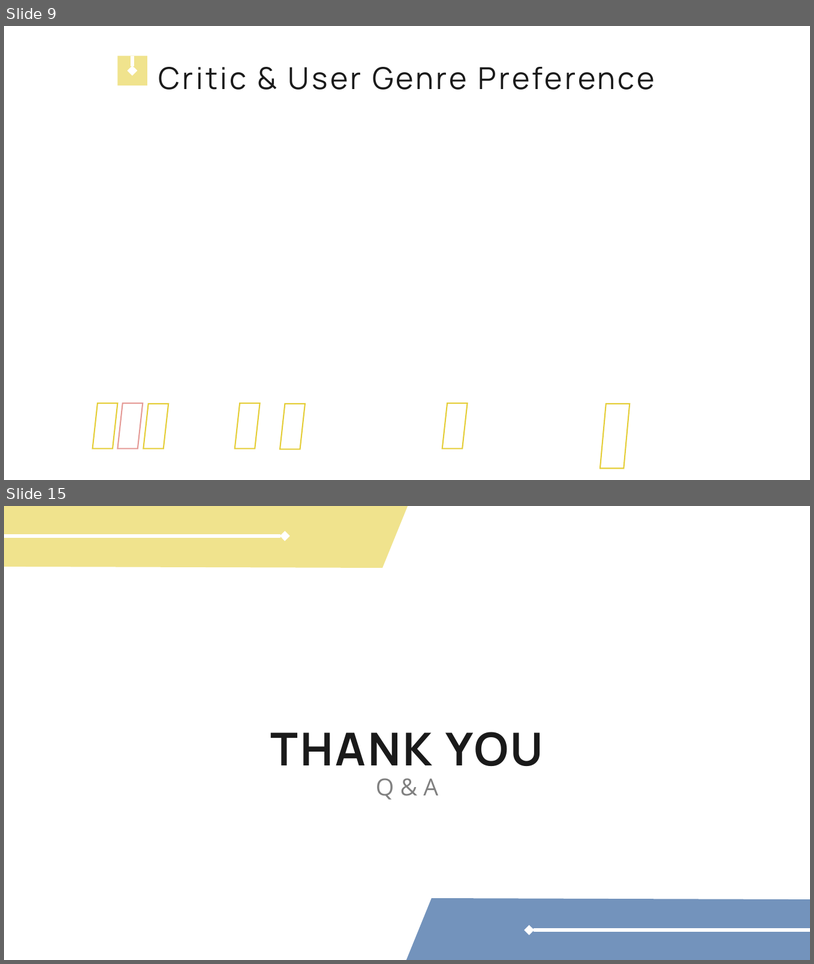
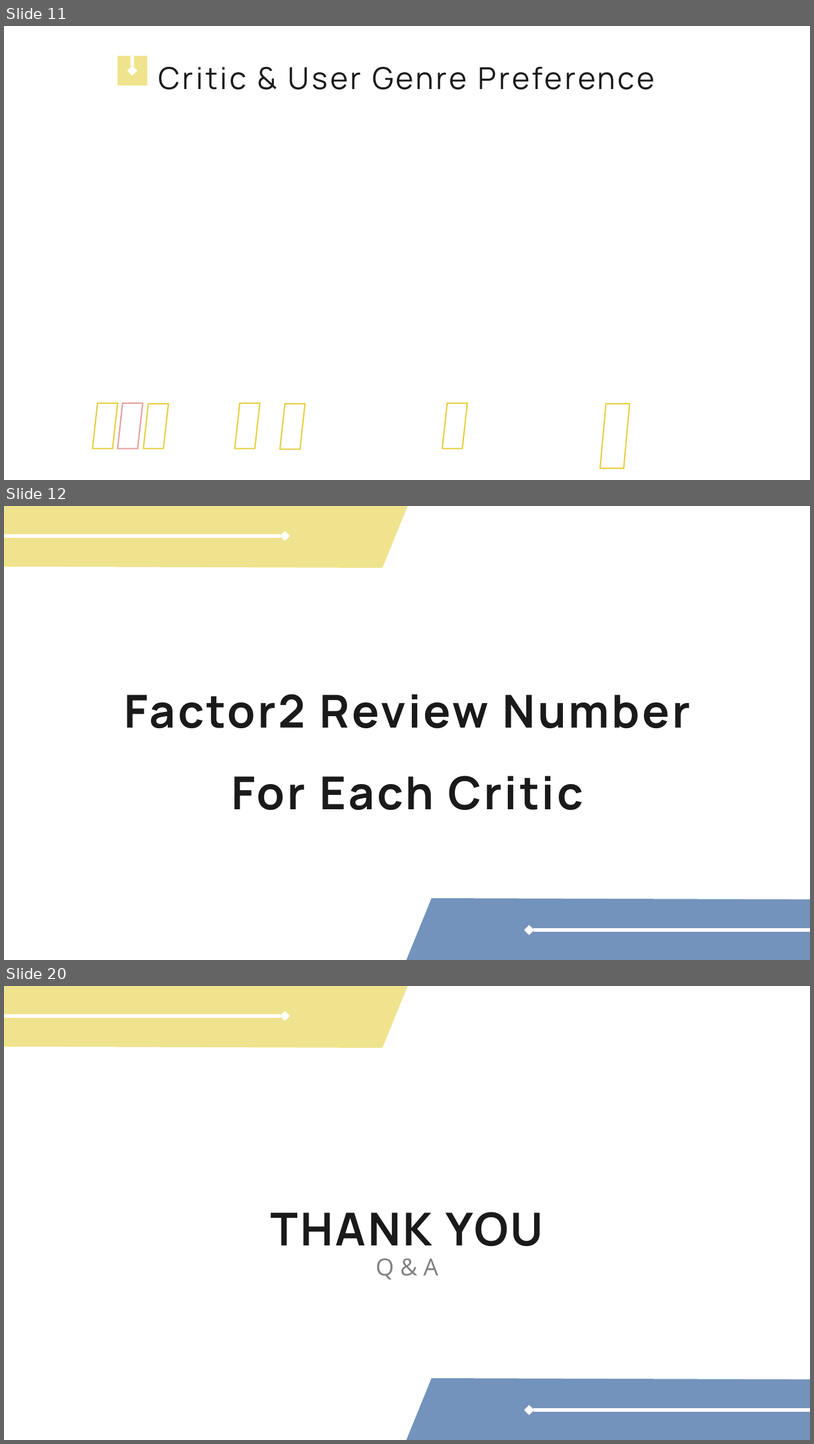
Before and after one commit to miazhx/metacritic, a slide deck: Presentation - Mia.pptx. Shown one above the other, each under a label of ours: slides 9 and 15 before the commit, slides 11, 12 and 20 after it; the slides between them are not shown. The pictures are 814x964 and 814x1444 pixels, drawn with LibreOffice and Linux fonts; fonts in the diff are those of the drawing; background and template pictures are left out. Boxes give left, top, right and bottom in pixels: in the first picture for what was removed or moved away, otherwise in the second. Text is boxed around its words. In the diff, an @@ line names an element or a change of style, - is before the commit and + after.

```diff
--- a/Presentation - Mia.pptx
+++ b/Presentation - Mia.pptx
@@ slide 12 added at (4, 506, 810, 960), background #FFFFFF @@
@@ rectangle added at (4, 506, 810, 960), fill #FFFFFF at 70% opacity @@
@@ freeform shape added at (4, 506, 408, 568), fill #F0E38D @@
@@ arrow added from (4, 536) to (285, 536), #FFFFFF 4 pt @@
@@ text added at (124, 694, 690, 810), 54 pt, text #1A1A1A, bold @@
+Factor2 Review Number
+For Each Critic
@@ freeform shape added at (407, 898, 810, 960), fill #7393BC @@
@@ arrow added from (810, 930) to (530, 930), #FFFFFF 4 pt @@
@@ what was slide 9 is now slide 11 @@
@@ what was slide 15 is now slide 20 @@
```
Also in this commit, not shown: 8 slides changed, 8 other slides added, 4 slides removed, 8 other files.
